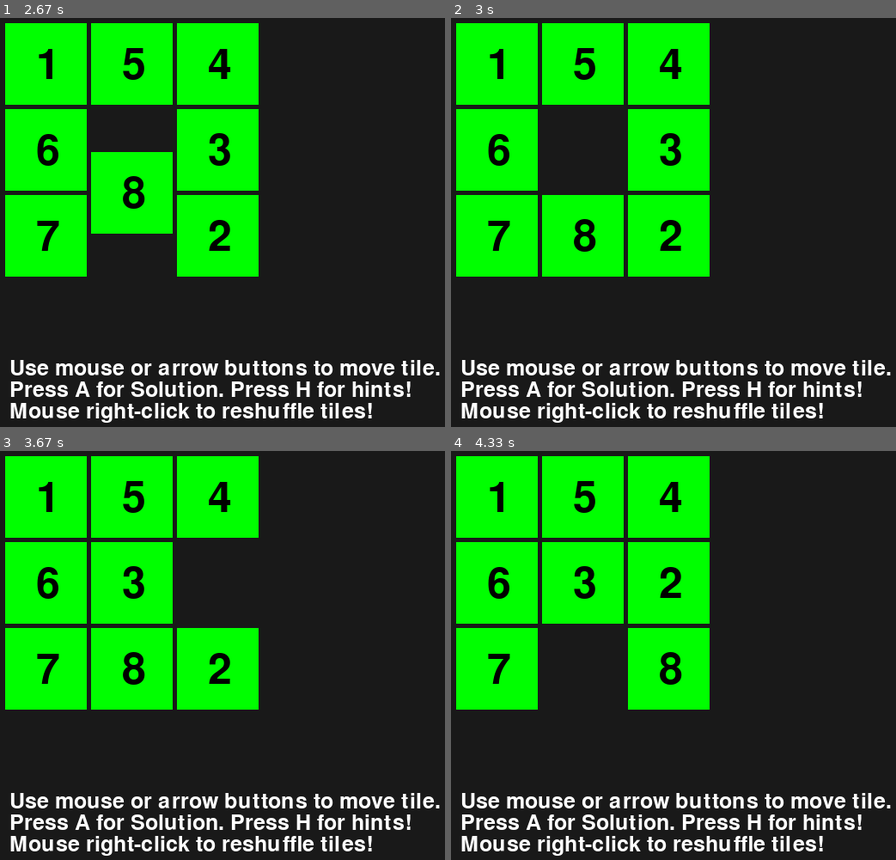
Above: before the commit, frames 1-4 (two rows, left to right).
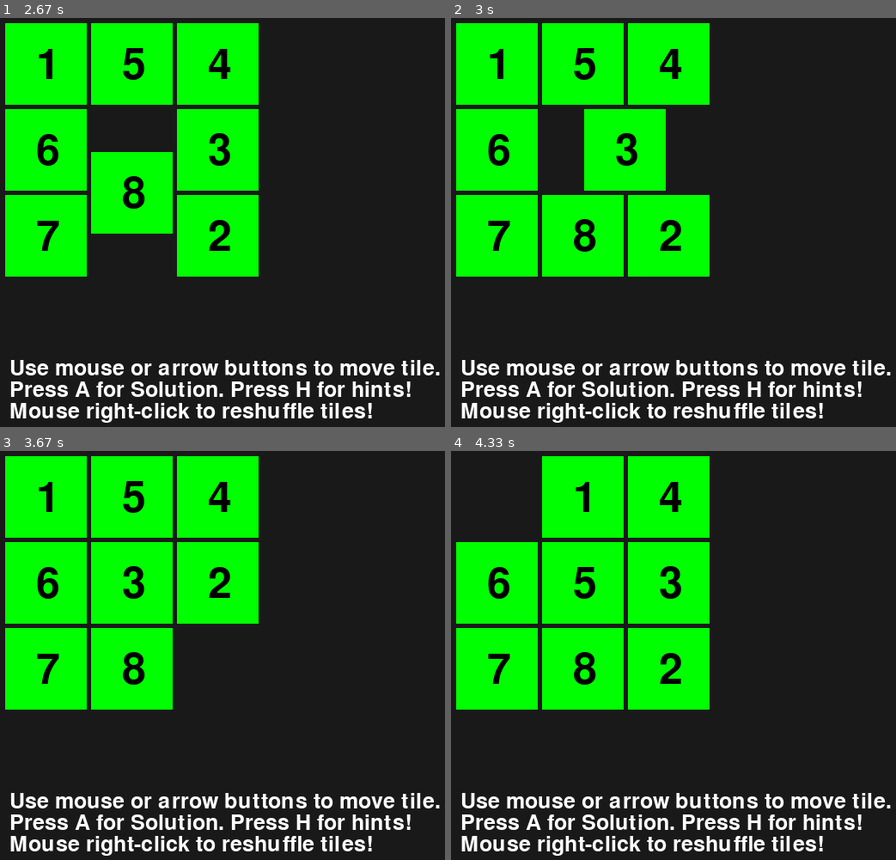
Above: after the commit, the same moments.

Repository: hctsky/Programming-Projects
Game: pygame game, started from Npuzzle using Pygame/npuzzle.py
The game is run twice, just before and just after one commit, with the same random seed, the same clock (stepped at 60 frames per second) and the same inputs.
Inputs:
- Up to frame 1 (2.67 s): tap A at 0.33 s; hold Right 0.67-1.13 s; hold Up 1.17-1.47 s; hold Right 1.5-1.97 s; hold Left 2-2.53 s; hold Down from 2.57 s (still down)
- Up to frame 2 (3 s): release Down at 2.87 s; tap Z at 2.9 s
- Up to frame 3 (3.67 s): hold Left 3.23-3.63 s
- Up to frame 4 (4.33 s): hold Up 3.67-4.03 s; hold Right from 4.07 s (still down)

Frame 1 is identical in both runs. In frame 2, 4.1% of the frame differs, in the area x 29-59%, y 22-43%; in frame 3, 7.3%; in frame 4, 8.0%, in the area x 1-52%, y 1-64%.

Commit message:
Add files via upload
Corrected Manhattan distance function (no more hardcoding)
Also tried to implement IDA* with the Z button but some tile arrangements take a longer time to solve

Diff:
--- a/Npuzzle using Pygame/npuzzle.py
+++ b/Npuzzle using Pygame/npuzzle.py
@@ -310,6 +310,9 @@
 
     # animate solution, when animating, user should not be able to interrupt with actions
     def animate_solution(self):
+        if type(self.solution) == float:
+            self.animating = False
+            return False
         if len(self.solution) == 0:
             self.animating = False
             return False
@@ -361,24 +364,41 @@
 
         for i in range(len(state)):
             curr_x = state[i] % grid_size
-
-            if state[i] < grid_size:
-                curr_y = 0
-            elif state[i] >= grid_size * 2:
-                curr_y = 2
-            else:
-                curr_y = 1
-
             fixed_x = i % grid_size
-            if i < grid_size:
-                fixed_y = 0
-            elif i >= 2 * grid_size:
-                fixed_y = 2
-            else:
-                fixed_y = 1
-
-            accumulated_cost += abs(curr_x - fixed_x) + abs(curr_y - fixed_y)
-            #print (str(i) + " accumulated_cost so far: " + str(accumulated_cost))
+
+            curr_y = math.floor(state[i] / grid_size)
+            fixed_y = math.floor(i / grid_size)
+
+            current_step_cost = abs(curr_x - fixed_x) + abs(curr_y - fixed_y)
+            accumulated_cost += current_step_cost
+
+        # now, need to resolve horizontal linear conflicts
+        for i in range(len(state) - 1):
+            if state[i] > state[i+1]:
+                correct_row = math.floor(i / grid_size)
+
+                row_i = math.floor((state[i]) / grid_size)
+                row_i_plus_1 = math.floor((state[i+1]) / grid_size)
+
+                current_i_plus_1_row = (i+1) / grid_size
+
+                if row_i == row_i_plus_1 and row_i == correct_row and current_i_plus_1_row == correct_row:
+                    if state[i] != 0 and state[i+1] != 0:
+                        accumulated_cost += 2
+
+        # vertical linear conflicts
+        for i in range(grid_size):
+            for j in range(grid_size):
+                if state[i] > state[i+grid_size*j]:
+                    correct_col = (i + 1) % grid_size
+                    col_i = (state[i] + 1) % grid_size
+                    col_i_plus_1 = (state[i+grid_size*j] + 1) % grid_size
+
+                    correct_col_plus_1 = (i+grid_size*j + 1) % grid_size
+
+                    if col_i == col_i_plus_1 and col_i == correct_col and correct_col == correct_col_plus_1:
+                        if state[i] != 0 and state[i+1] != 0:
+                            accumulated_cost += 2
 
         return round(accumulated_cost)
 
@@ -455,6 +475,91 @@
         return []
         #print("checked_state_list len : " + str(len(checked_state_list)))
 
+    # IDA* implementation
+    def solve_idastar():
+        node_start = Node(npuzzle.tiles, manhattan_distance(npuzzle.tiles, npuzzle.grid_size))
+        node_start.local_goal = 0
+        node_start.global_goal = heuristic(node_start)
+
+        f_bound = node_start.global_goal
+
+        r = 0
+        # while limited_dfs returns the next minimum bound instead of a path
+        while (str(r).isdigit() == True):
+            r = limited_dfs(node_start, f_bound, manhattan_distance(npuzzle.tiles, npuzzle.grid_size))
+            if str(r).isdigit():
+                f_bound = r
+        return r
+
+
+    def limited_dfs(node, f_bound, heuristic):
+
+        #print("new dfs round: ")
+        done = False
+        minimum = math.inf
+        target_state = set_target_state()
+        list_to_check = []
+
+        list_to_check.append(node)
+        f = node.global_goal
+
+        while done == False:
+            #print("Node tile:" +str(node.state))
+            if len(list_to_check) > 0:
+                list_to_check.sort()
+                node = list_to_check[0]
+                f = node.global_goal
+            else:
+                #print("minimum: " + str(minimum))
+                return minimum
+
+            if f <= f_bound:
+                #print("examining state: " + str(node.state))
+                if node.state == target_state:
+                    print("path found")
+                    solution_list = []
+                    while(node.parent_node):
+                        solution_list.insert(0, node.parent_move)
+                        node = node.parent_node
+                    print("solution size: " + str(solution_list))
+                    return solution_list
+                else:
+                    neighbour_list = npuzzle.find_neighbours_of_zero(node.state)
+
+                    for nb in neighbour_list:
+                        o_state = node.state
+                        nb_state = npuzzle.move_tile(o_state, nb)
+                        #print("nb_state created: " + str(nb_state))
+                        nb_node = Node(nb_state, manhattan_distance(nb_state, npuzzle.grid_size))
+                        nb_node.parent_node = node
+                        nb_node.parent_move = nb
+                        nb_node.local_goal = node.local_goal + 1
+                        nb_node.global_goal = nb_node.local_goal + nb_node.heuristic
+
+                        if (nb_node not in list_to_check):
+                            list_to_check.append(nb_node)
+                            #print("appended nb state: " + str(nb_state))
+
+            else:
+                if f < minimum or minimum == None:
+                    minimum = f
+                    #print("new f_bound: " + str(minimum))
+            try:
+                list_to_check.pop(0)
+            except:
+                done = True
+
+            #print("list_to_check size: " + str(len(list_to_check)))
+
+        #print("minimum: " + str(minimum))
+        return minimum
+
+
+
+
+
+
+
     # handling of mouse and keyboard input in game loop
     def handle_input(npuzzle):
         # see mouse select which tile
@@ -476,12 +581,17 @@
 
             elif mouse_presses[2]:
                 npuzzle.shuffle_tiles()
+                print("manhattan distance: " + str(manhattan_distance(npuzzle.tiles, npuzzle.grid_size)))
 
         if event.type == pygame.KEYDOWN:
             keys = pygame.key.get_pressed()
-            if keys[pygame.K_a]:
+            if keys[pygame.K_a] and not npuzzle.animating:
                 npuzzle.solution = solve_astar()
                 npuzzle.animating = True
+            if keys[pygame.K_z] and not npuzzle.animating:
+                npuzzle.solution = solve_idastar()
+                npuzzle.animating = True
+
             if keys[pygame.K_h]:
                 npuzzle.solution = solve_astar()
 
@@ -516,6 +626,7 @@
     # shuffle at the start
     npuzzle.shuffle_tiles()
     #print("tiles: " + str(npuzzle.tiles))
+    print("manhattan distance: " + str(manhattan_distance(npuzzle.tiles, npuzzle.grid_size)))
 
     # game loop
     running = True
